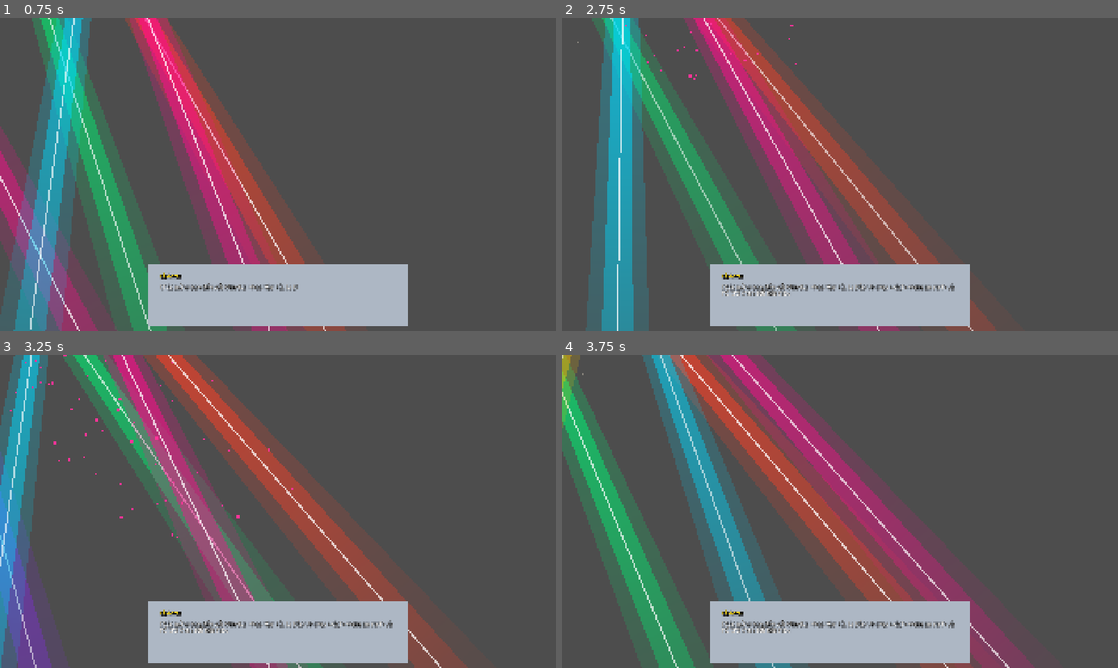
Above: before the commit, frames 1-4 (two rows, left to right).
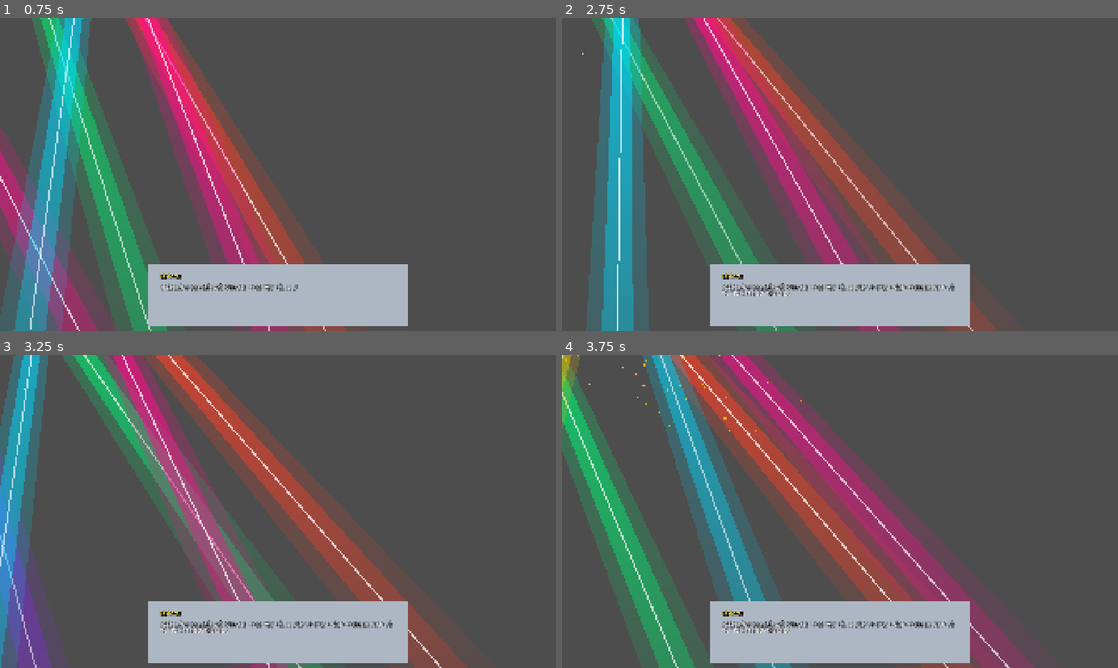
Above: after the commit, the same moments.

Repository: dctrngg/concert
Game: Godot game, scene res://Scene/stage.tscn
Two runs of this game, one before a commit and one after it. Both use one fixed random seed, a clock stepped at 60 frames per second and the inputs below. This scene is started directly instead of the project's main scene. Sound files missing from this copy of the repository are replaced by a short silence.
Inputs (mouse positions are in pixels of both pictures, inside the frame that each line leads up to):
- Up to frame 1 (0.75 s): tap Enter at 0.5 s; move the mouse to (400, 158) at 0.52 s; hold D (move_right) from 0.53 s (still down); hold Shift (run) from 0.53 s (still down); click (400, 158) at 0.67 s
- Up to frame 2 (2.75 s): move the mouse to (728, 190) at 1.27 s; release D (move_right) at 1.28 s; release Shift (run) at 1.28 s; hold S (move_down) 1.28-2.03 s; tap E at 1.35 s; move the mouse to (895, 105) at 2.02 s; hold D (move_right) from 2.03 s (still down); hold Shift (run) from 2.03 s (still down)
- Up to frame 3 (3.25 s): move the mouse to (250, 574) at 2.77 s; release D (move_right) at 2.78 s; release Shift (run) at 2.78 s; hold W (move_up) from 2.78 s (still down); tap E at 2.85 s; click (250, 574) at 2.92 s
- Up to frame 4 (3.75 s): move the mouse to (1006, 558) at 3.52 s; release W (move_up) at 3.53 s; hold A (move_left) from 3.53 s (still down); hold Shift (run) from 3.53 s (still down)

Frame 1 is identical in both runs. In frame 2, less than 0.1% of the frame differs, in the area x 2-43%, y 1-20%; in frame 3, 0.1%, in the area x 1-53%, y 0-59%; in frame 4, less than 0.1%.

Commit message:
fix: replace pixel font with styled PanelContainer for speech bubbles so Unicode emojis render 100% vividly, and trigger initial confetti launch on world start

Diff:
--- a/Scripts/crowd_manager.gd
+++ b/Scripts/crowd_manager.gd
@@ -1718,24 +1718,43 @@
 	_spawn_floating_emoji_bubble(positions[idx] + Vector2(0, -28), emoji)
 
 func _spawn_floating_emoji_bubble(local_pos: Vector2, emoji: String) -> void:
+	var container = PanelContainer.new()
+	container.position = local_pos - Vector2(14, 18)
+	container.z_index = 20
+
+	var style = StyleBoxFlat.new()
+	style.bg_color = Color(0.1, 0.1, 0.14, 0.85)
+	style.corner_radius_top_left = 6
+	style.corner_radius_top_right = 6
+	style.corner_radius_bottom_left = 6
+	style.corner_radius_bottom_right = 6
+	style.content_margin_left = 4
+	style.content_margin_right = 4
+	style.content_margin_top = 2
+	style.content_margin_bottom = 2
+	style.border_width_left = 1
+	style.border_width_top = 1
+	style.border_width_right = 1
+	style.border_width_bottom = 1
+	style.border_color = Color(1.0, 0.85, 0.3, 0.9)
+	container.add_theme_stylebox_override("panel", style)
+
 	var bubble = Label.new()
 	bubble.text = emoji
-	bubble.position = local_pos
-	bubble.z_index = 10
+	bubble.horizontal_alignment = HORIZONTAL_ALIGNMENT_CENTER
+	bubble.vertical_alignment = VERTICAL_ALIGNMENT_CENTER
 
 	var settings = LabelSettings.new()
-	var custom_font = load("res://0307-LNTH-TwistyPixel.ttf")
-	if custom_font:
-		settings.font = custom_font
-	settings.font_size = 16
-	settings.outline_size = 3
+	settings.font_size = 18
+	settings.outline_size = 2
 	settings.outline_color = Color.BLACK
 	bubble.label_settings = settings
 
-	add_child(bubble)
+	container.add_child(bubble)
+	add_child(container)
 
 	var tween = create_tween()
 	tween.set_parallel(true)
-	tween.tween_property(bubble, "position:y", local_pos.y - 22.0, 1.8).set_ease(Tween.EASE_OUT).set_trans(Tween.TRANS_QUAD)
-	tween.tween_property(bubble, "modulate:a", 0.0, 1.8).set_ease(Tween.EASE_IN).set_trans(Tween.TRANS_QUAD)
-	tween.finished.connect(func(): if is_instance_valid(bubble): bubble.queue_free())
+	tween.tween_property(container, "position:y", local_pos.y - 45.0, 2.2).set_ease(Tween.EASE_OUT).set_trans(Tween.TRANS_QUAD)
+	tween.tween_property(container, "modulate:a", 0.0, 2.2).set_ease(Tween.EASE_IN).set_trans(Tween.TRANS_QUAD)
+	tween.finished.connect(func(): if is_instance_valid(container): container.queue_free())
--- a/Scripts/stage.gd
+++ b/Scripts/stage.gd
@@ -130,21 +130,21 @@
 		_stage_artist_sprites.append(artist)
 
 func _setup_confetti_and_atmosphere() -> void:
-	# 1. Hạt Bụi Đèn Spotlight Lơ Lửng (Ambient Dust Motes)
+	# 1. Hạt Bụi Đèn Spotlight Lơ Lửng Rực Rỡ (Ambient Dust Motes)
 	_dust_motes = CPUParticles2D.new()
 	_dust_motes.name = "DustMotes"
 	_dust_motes.z_index = 4
-	_dust_motes.amount = 65
+	_dust_motes.amount = 80
 	_dust_motes.lifetime = 5.0
 	_dust_motes.emission_shape = CPUParticles2D.EMISSION_SHAPE_RECTANGLE
-	_dust_motes.emission_rect_extents = Vector2(650, 450)
+	_dust_motes.emission_rect_extents = Vector2(750, 500)
 	_dust_motes.position = Vector2(0, -350)
-	_dust_motes.gravity = Vector2(0, -8.0)
-	_dust_motes.initial_velocity_min = 5.0
-	_dust_motes.initial_velocity_max = 18.0
-	_dust_motes.scale_amount_min = 2.0
-	_dust_motes.scale_amount_max = 4.5
-	_dust_motes.color = Color(1.0, 0.96, 0.85, 0.35)
+	_dust_motes.gravity = Vector2(0, -10.0)
+	_dust_motes.initial_velocity_min = 8.0
+	_dust_motes.initial_velocity_max = 24.0
+	_dust_motes.scale_amount_min = 4.0
+	_dust_motes.scale_amount_max = 8.0
+	_dust_motes.color = Color(1.0, 0.98, 0.75, 0.65)
 	add_child(_dust_motes)
 
 	# 2. Pháo Hoa Giấy Kim Tuyến Sân Khấu (Stage Confetti Celebration)
@@ -157,6 +157,9 @@
 	_stage_fog.z_index = 2
 	add_child(_stage_fog)
 	_stage_fog.draw.connect(_on_draw_stage_fog)
+
+	# Tự động nổ pháo hoa Confetti chào mừng sau 1 giây khi vừa vào Đêm Nhạc!
+	get_tree().create_timer(1.0).timeout.connect(burst_confetti)
 
 func _create_confetti_cannon(pos: Vector2, dir: Vector2) -> CPUParticles2D:
 	var cannon = CPUParticles2D.new()
